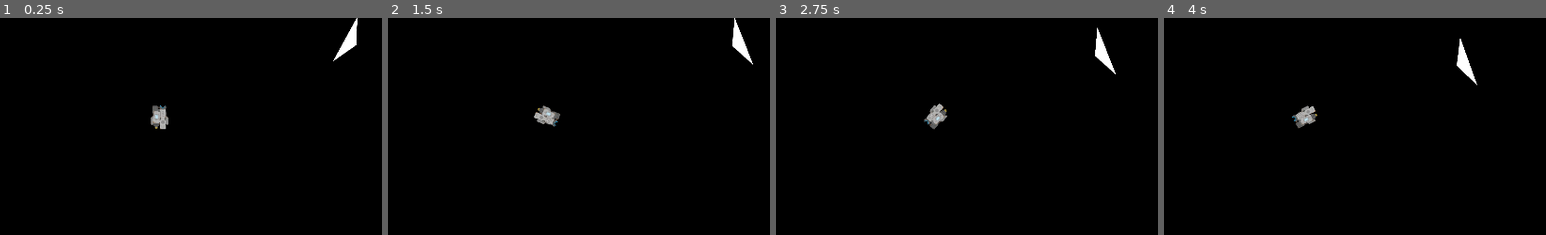
Above: before the commit, frames 1-4 (left to right).
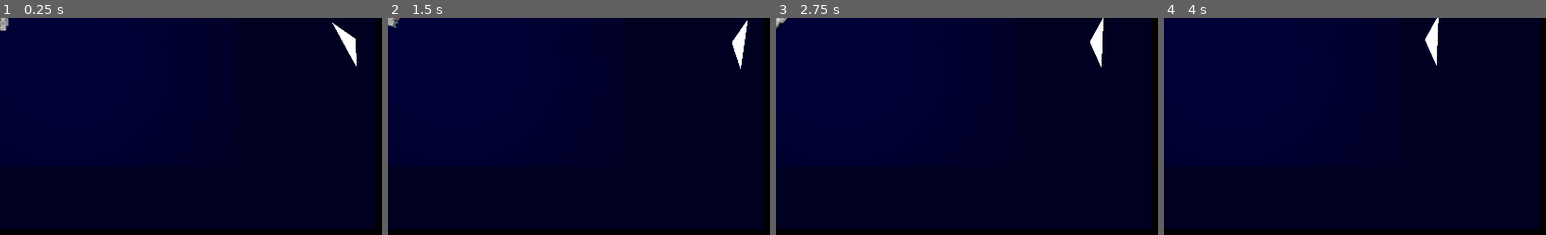
Above: after the commit, the same moments.

Repository: yimmit303/Global-Game-Jam-2020
Game: Godot game, scene res://Scenes/Root.tscn
Same seed, same stepped clock (60 frames per second), same inputs: the game is played once before the commit and once after it.
Inputs:
- Up to frame 1 (0.25 s): no input
- Up to frame 2 (1.5 s): hold D (move_right) 0.53-1.28 s; tap Space (gravity_beam) at 0.6, 1.35 s; hold S (move_backwards) from 1.28 s (still down)
- Up to frame 3 (2.75 s): release S (move_backwards) at 2.03 s; hold D (move_right) from 2.03 s (still down); tap Space (gravity_beam) at 2.1 s
- Up to frame 4 (4 s): release D (move_right) at 2.78 s; hold W (move_forward) 2.78-3.53 s; tap Space (gravity_beam) at 2.85, 3.6 s; hold A (move_left) from 3.53 s (still down)

The runs differ from the first frame. In frame 1, 96% of the frame differs, in the area x 0-99%, y 0-98%; in frame 2, 96%; in frame 3, 96%; in frame 4, 96%.

Commit message:
Restored root.tscn

Diff:
--- a/Scenes/Root.tscn
+++ b/Scenes/Root.tscn
@@ -1,13 +1,41 @@
-[gd_scene load_steps=3 format=2]
+[gd_scene load_steps=4 format=2]
 
 [ext_resource path="res://Scenes/Player.tscn" type="PackedScene" id=1]
 [ext_resource path="res://Scenes/Enemy_Basic.tscn" type="PackedScene" id=2]
+[ext_resource path="res://Resources/Images/light_shadow_light.png" type="Texture" id=3]
 
 [node name="Root" type="Node2D"]
 
-[node name="Player" parent="." instance=ExtResource( 1 )]
-position = Vector2( 407.713, 252.657 )
+[node name="World" type="Node2D" parent="."]
+position = Vector2( 205.601, 85.8556 )
 
-[node name="TestEnemy" parent="." instance=ExtResource( 2 )]
+[node name="Light2D" type="Light2D" parent="World"]
+position = Vector2( -3.16309, -5.87433 )
+texture = ExtResource( 3 )
+shadow_enabled = true
+
+[node name="ParallaxBackground" type="ParallaxBackground" parent="World"]
+layer = 0
+
+[node name="ParallaxLayer" type="ParallaxLayer" parent="World/ParallaxBackground"]
+motion_scale = Vector2( 0, 0 )
+
+[node name="ColorRect" type="ColorRect" parent="World/ParallaxBackground/ParallaxLayer"]
+margin_left = -960.0
+margin_top = -540.0
+margin_right = 960.0
+margin_bottom = 540.0
+color = Color( 0, 0, 0.133333, 1 )
+__meta__ = {
+"_edit_use_anchors_": false
+}
+
+[node name="CanvasLayer" type="CanvasLayer" parent="."]
+layer = 100
+follow_viewport_enable = true
+
+[node name="Player" parent="CanvasLayer" instance=ExtResource( 1 )]
+
+[node name="TestEnemy" parent="CanvasLayer" instance=ExtResource( 2 )]
 position = Vector2( 894.595, 63.1584 )
 goal = NodePath("../Player")
